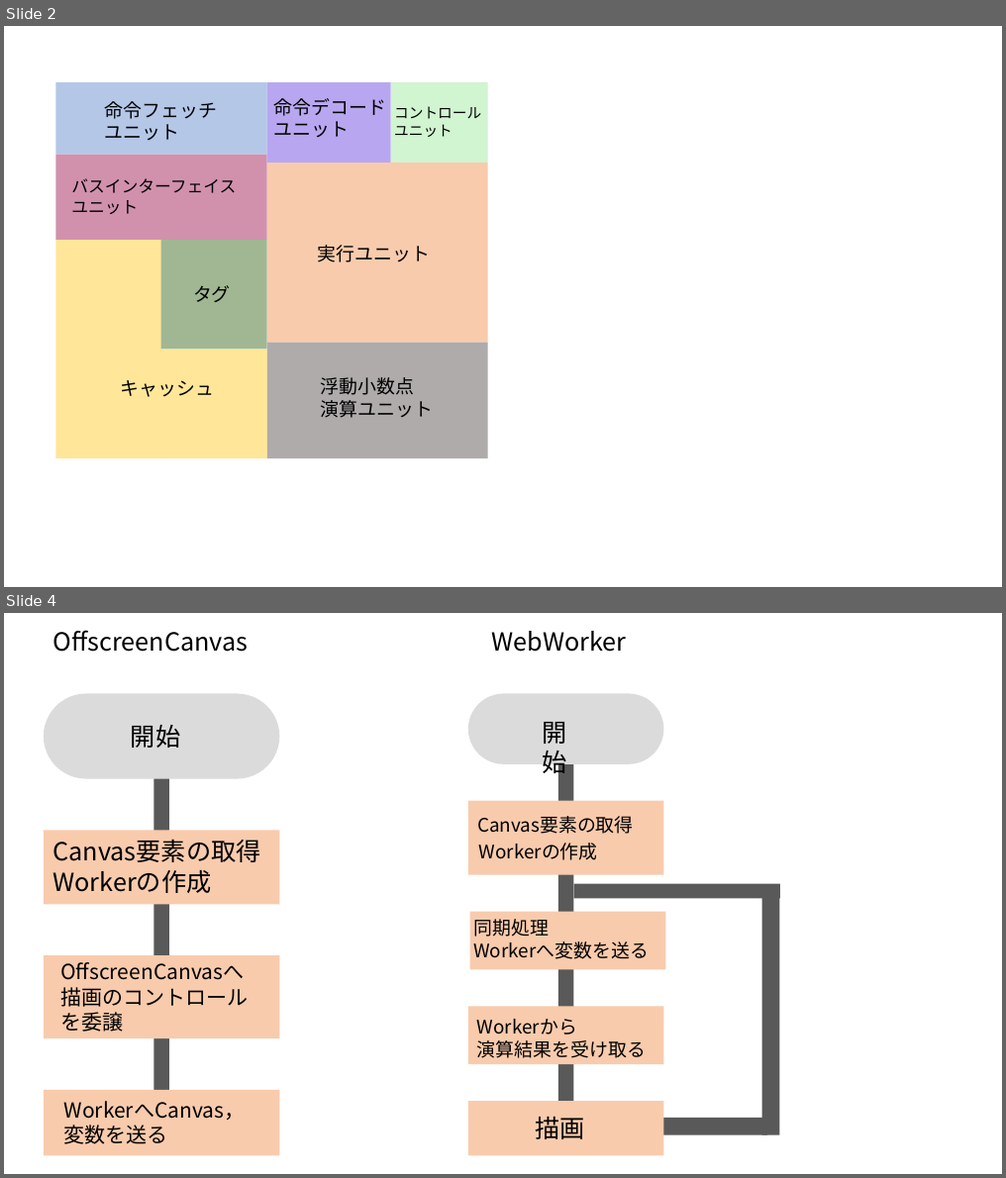
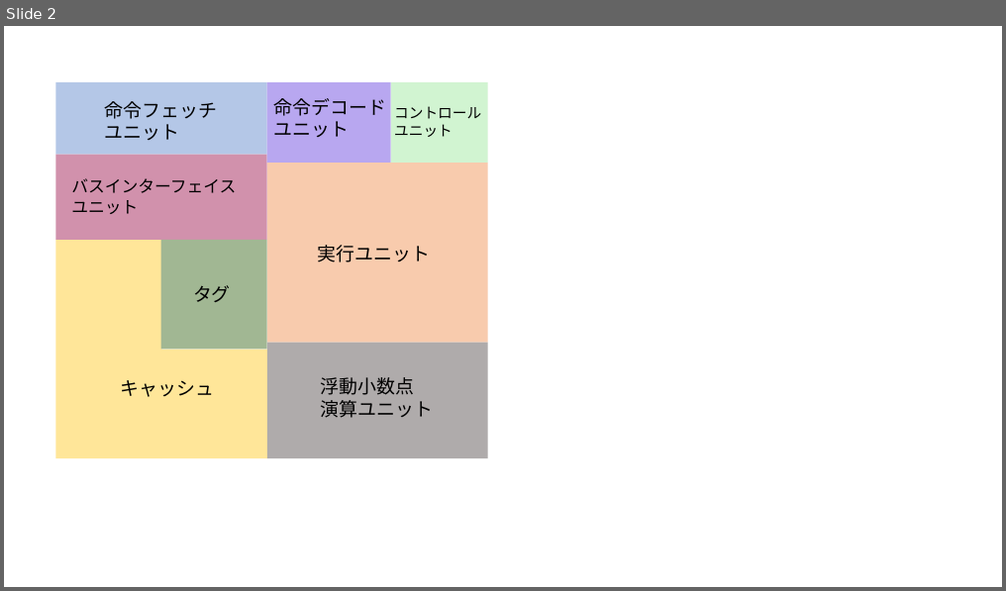
Before and after one commit to okmtaoo/-, a slide deck: 論文に使う画像.pptx. Shown one above the other, each under a label of ours: slides 2 and 4 before the commit, slide 2 after it; the slides between them are not shown. The pictures are 1006x1178 and 1006x591 pixels, drawn with LibreOffice and Linux fonts; fonts in the diff are those of the drawing. Boxes give left, top, right and bottom in pixels: in the first picture for what was removed or moved away, otherwise in the second. Text is boxed around its words. In the diff, an @@ line names an element or a change of style, - is before the commit and + after.

```diff
--- a/論文に使う画像.pptx
+++ b/論文に使う画像.pptx
@@ slide 4 removed at box(4, 613, 1002, 1174), background #FFFFFF @@
@@ text removed at box(54, 630, 248, 652) @@
-OffscreenCanvas
@@ text removed at box(491, 631, 626, 652) @@
-WebWorker
@@ rounded rectangle removed at box(44, 694, 279, 779) @@
@@ rounded rectangle removed at box(468, 694, 663, 764) @@
@@ text removed at box(131, 725, 180, 748) @@
-開始
@@ text removed at box(542, 722, 566, 778) @@
-開始
@@ rectangle removed at box(153, 747, 169, 1141) @@
@@ rectangle removed at box(558, 738, 574, 1133) @@
@@ rectangle removed at box(468, 801, 663, 875) @@
@@ text removed at box(477, 816, 634, 834) @@
-Canvas要素の取得
@@ rectangle removed at box(44, 830, 279, 904) @@
@@ text removed at box(53, 839, 260, 893) @@
-Canvas要素の取得
-Workerの作成
@@ text removed at box(479, 843, 598, 861) @@
-Workerの作成
@@ rectangle removed at box(573, 884, 780, 899) @@
@@ rectangle removed at box(762, 893, 780, 1136) @@
@@ rectangle removed at box(470, 912, 665, 970) @@
@@ text removed at box(473, 919, 648, 959) @@
-同期処理
-Workerへ変数を送る
@@ rectangle removed at box(44, 956, 279, 1039) @@
@@ text removed at box(60, 962, 248, 1032) @@
-OffscreenCanvasへ
-描画のコントロール
-を委譲
@@ rectangle removed at box(468, 1007, 663, 1065) @@
@@ text removed at box(477, 1019, 646, 1059) @@
-Workerから
-演算結果を受け取る
@@ rectangle removed at box(44, 1090, 279, 1156) @@
@@ text removed at box(64, 1101, 246, 1145) @@
-WorkerへCanvas，
-変数を送る
@@ rectangle removed at box(468, 1101, 663, 1156) @@
@@ text removed at box(536, 1116, 585, 1140) @@
-描画
@@ rectangle removed at box(603, 1118, 768, 1136) @@
```
Also in this commit, not shown: 1 slide changed, 3 slides added, 11 other files.
